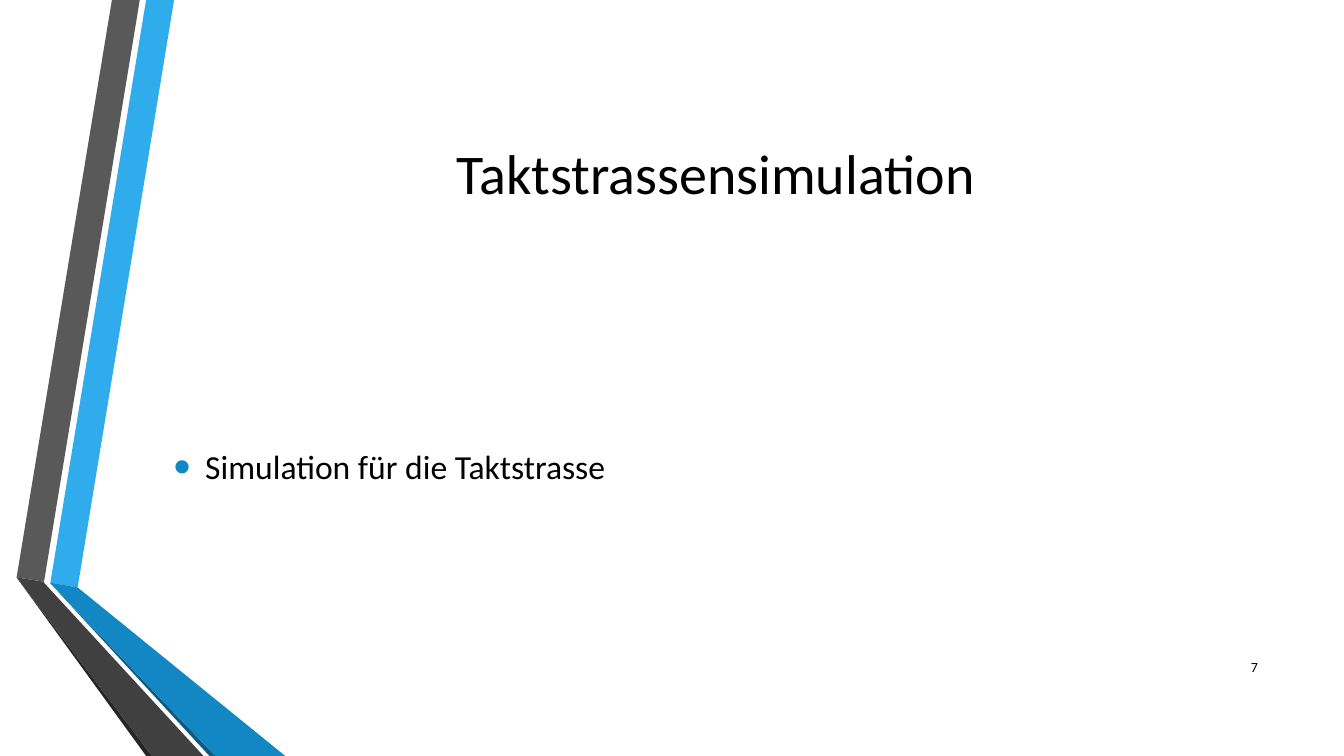
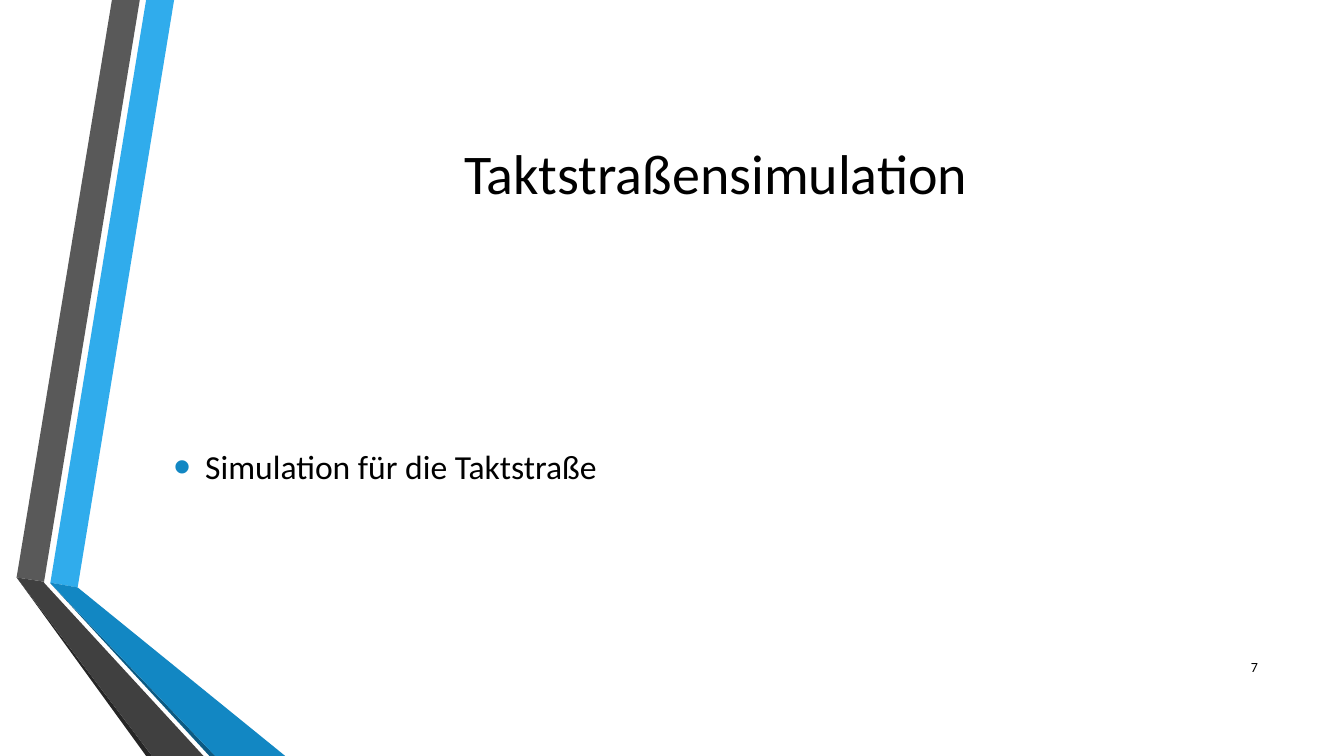
Before and after one commit to philipwagner1994/ProjectDHBW, a slide deck: slide 7 of Documentation/Projektpräsentationabschluss.pptx. Drawn at 1344x756 pixels with LibreOffice and Linux fonts; fonts in the diff are those of the drawing; background and template pictures are left out. Boxes give left, top, right and bottom in pixels: in the first picture for what was removed or moved away, otherwise in the second. Text is boxed around its words. In the diff, an @@ line names an element or a change of style, - is before the commit and + after.

```diff
--- a/Documentation/Projektpräsentationabschluss.pptx
+++ b/Documentation/Projektpräsentationabschluss.pptx
@@ title at <box>464,155,967,195</box>: text changed @@
-Taktstrassensimulation
+Taktstraßensimulation
@@ text at <box>205,455,597,480</box>: text changed @@
-• Simulation für die Taktstrasse
+• Simulation für die Taktstraße
```
Also in this commit, not shown: 5 other slides changed.
